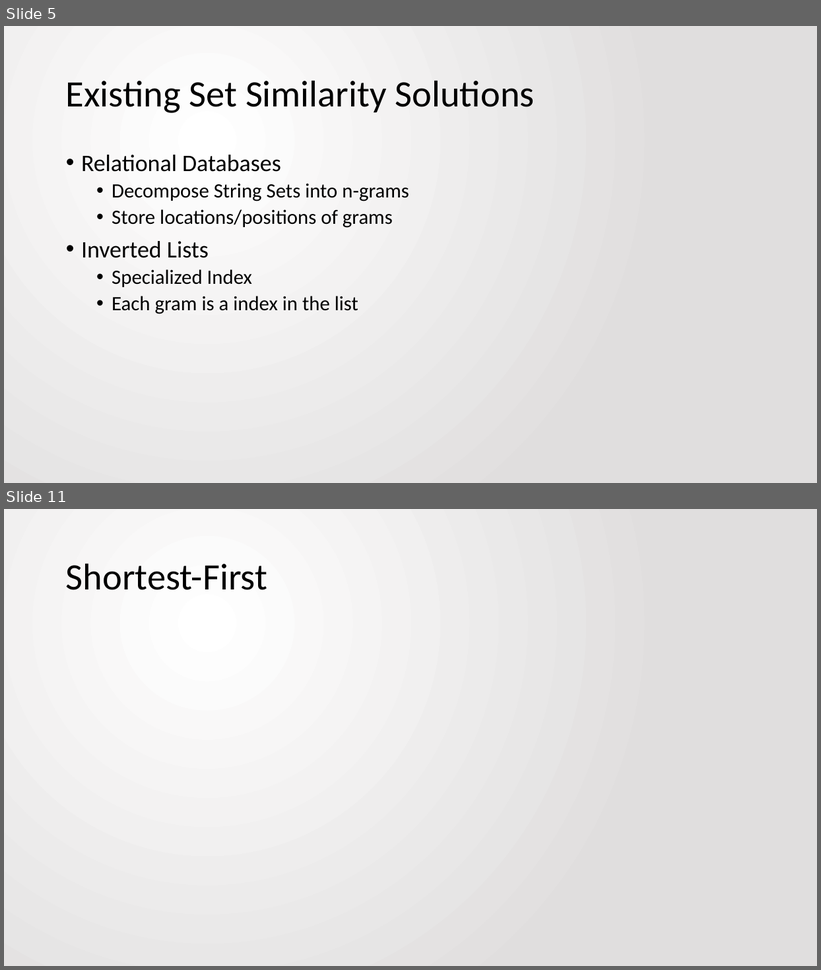
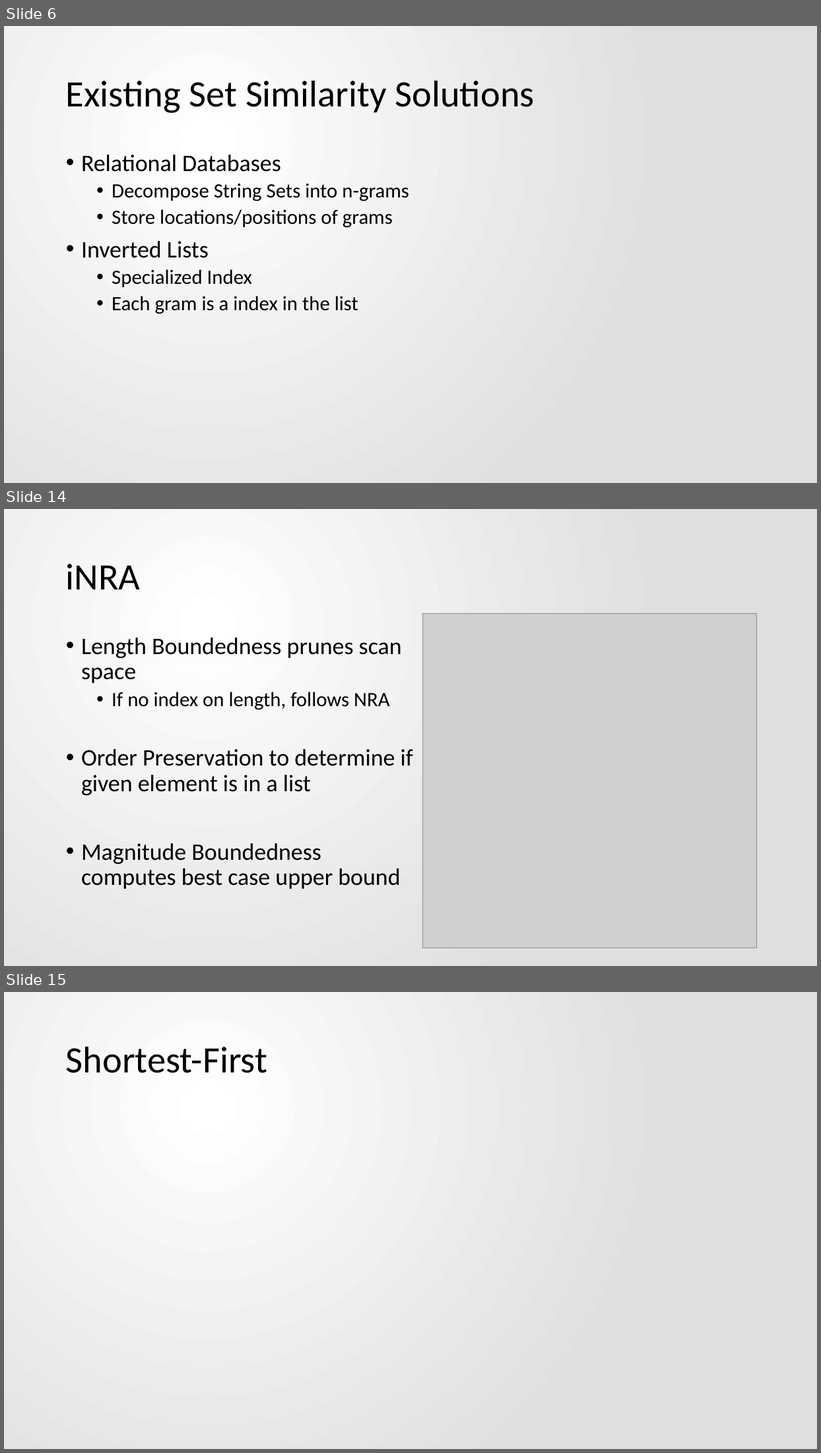
Before and after one commit to jbfitz/EECS405, a slide deck: Paper Presentation/EECS405.PattersonFitzpatrick.PaperPresentation.pptx. Shown one above the other, each under a label of ours: slides 5 and 11 before the commit, slides 6, 14 and 15 after it; the slides between them are not shown. The pictures are 821x970 and 821x1453 pixels, drawn with LibreOffice and Linux fonts; fonts in the diff are those of the drawing; grey boxes stand for pictures. Boxes give left, top, right and bottom in pixels: in the first picture for what was removed or moved away, otherwise in the second. Text is boxed around its words. In the diff, an @@ line names an element or a change of style, - is before the commit and + after.

```diff
--- a/Paper Presentation/EECS405.PattersonFitzpatrick.PaperPresentation.pptx
+++ b/Paper Presentation/EECS405.PattersonFitzpatrick.PaperPresentation.pptx
@@ slide 14 added at [4, 509, 817, 966], background gradient #FFFFFF to #E1DFDF @@
@@ title added at [66, 564, 141, 590], 44 pt, text #000000 @@
+iNRA
@@ picture added at [423, 613, 757, 948] @@
@@ text added at [81, 638, 413, 889], 28 pt, text #000000 @@
+• Length Boundedness prunes scan space
+  • If no index on length, follows NRA
+• Order Preservation to determine if given element is in a list
+• Magnitude Boundedness computes best case upper bound
@@ what was slide 5 is now slide 6 @@
@@ what was slide 11 is now slide 15 @@
```
Also in this commit, not shown: 9 slides changed, 4 other slides added, 1 slide removed.
